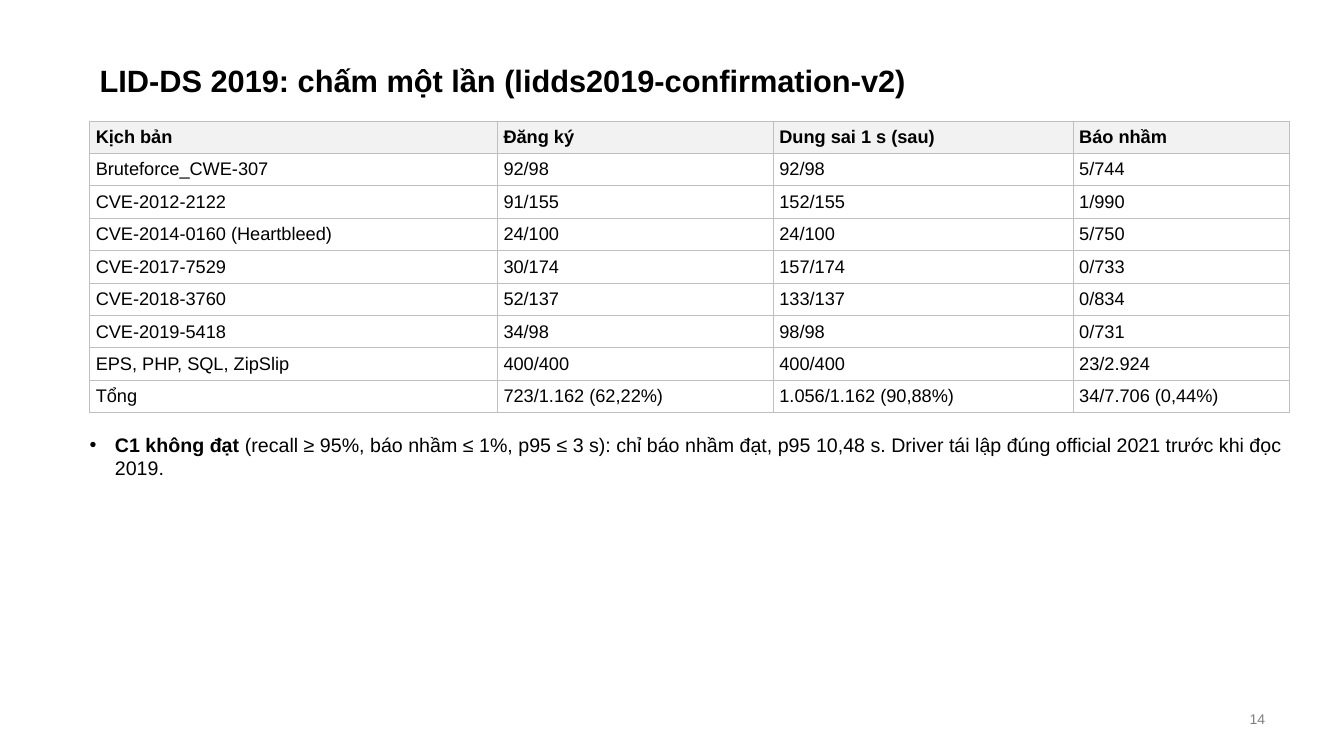
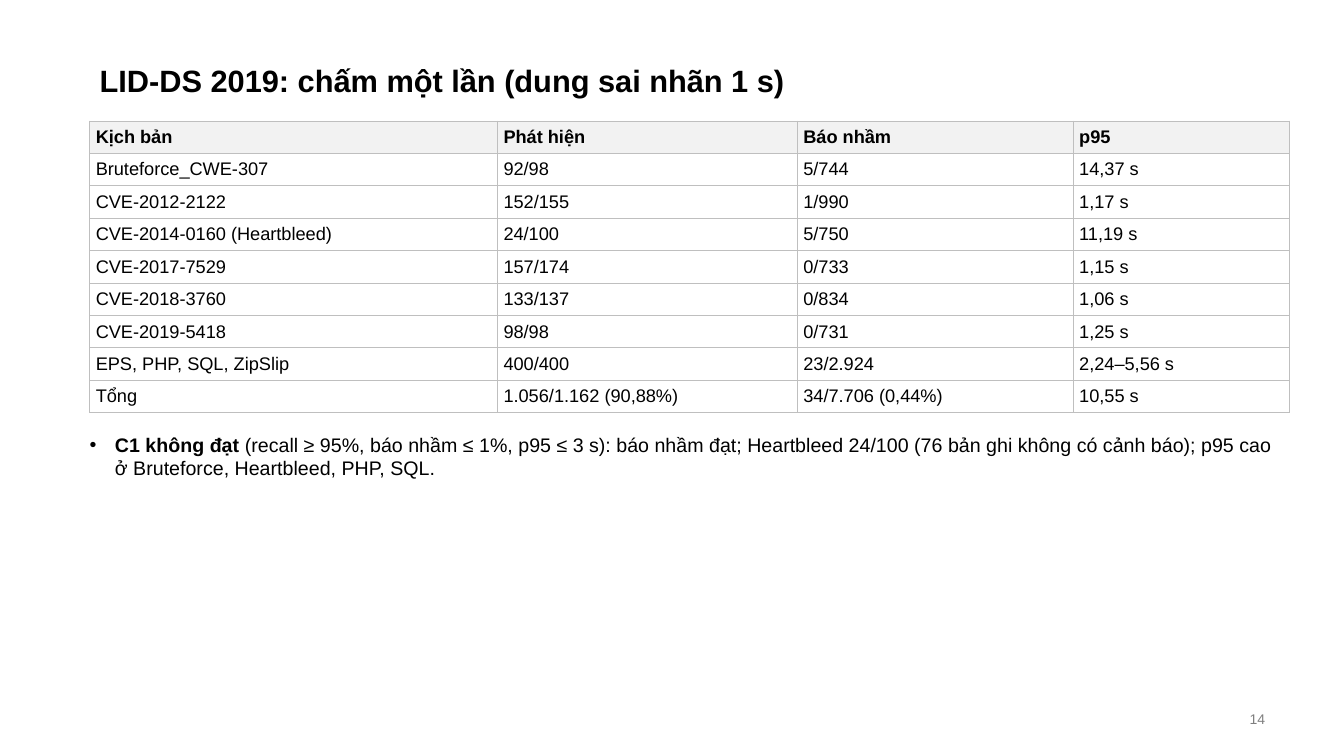
Before and after one commit to tndat-dev/eBPF-project, a slide deck: slide 14 of docs/Slide-runtime_security(20_11).pptx. Drawn at 1344x756 pixels with LibreOffice and Linux fonts; fonts in the diff are those of the drawing. Boxes give left, top, right and bottom in pixels: in the first picture for what was removed or moved away, otherwise in the second. Text is boxed around its words. In the diff, an @@ line names an element or a change of style, - is before the commit and + after.

Commit message:
LID-DS 2019 reported with the 1 s label tolerance only (1,056/1,162, 90.88 %, 34/7,706, p95 10.55 s), with the rule stated as set after the scoring and LID-DS 2021 official unchanged; paper: every v6 and LID-DS 2019 pending filled; thesis, report, slides, audit 134/134

```diff
--- a/docs/Slide-runtime_security(20_11).pptx
+++ b/docs/Slide-runtime_security(20_11).pptx
@@ title at (100, 68, 784, 97): text changed @@
-LID-DS 2019: chấm một lần (lidds2019-confirmation-v2)
+LID-DS 2019: chấm một lần (dung sai nhãn 1 s)
@@ table at (90, 121, 1290, 413) @@
-row 1: Kịch bản | Đăng ký | Dung sai 1 s (sau) | Báo nhầm
+row 1: Kịch bản | Phát hiện | Báo nhầm | p95
-row 2, column 3: 92/98
+row 2, column 3: 5/744
-row 2, column 4: 5/744
+row 2, column 4: 14,37 s
-row 3: CVE-2012-2122 | 91/155 | 152/155 | 1/990
+row 3: CVE-2012-2122 | 152/155 | 1/990 | 1,17 s
-row 4, column 3: 24/100
+row 4, column 3: 5/750
-row 4, column 4: 5/750
+row 4, column 4: 11,19 s
-row 5: CVE-2017-7529 | 30/174 | 157/174 | 0/733
+row 5: CVE-2017-7529 | 157/174 | 0/733 | 1,15 s
-row 6: CVE-2018-3760 | 52/137 | 133/137 | 0/834
+row 6: CVE-2018-3760 | 133/137 | 0/834 | 1,06 s
-row 7: CVE-2019-5418 | 34/98 | 98/98 | 0/731
+row 7: CVE-2019-5418 | 98/98 | 0/731 | 1,25 s
-row 8, column 3: 400/400
+row 8, column 3: 23/2.924
-row 8, column 4: 23/2.924
+row 8, column 4: 2,24–5,56 s
-row 9: Tổng | 723/1.162 (62,22%) | 1.056/1.162 (90,88%) | 34/7.706 (0,44%)
+row 9: Tổng | 1.056/1.162 (90,88%) | 34/7.706 (0,44%) | 10,55 s
@@ text at (115, 437, 1271, 479): text changed @@
-• C1 không đạt (recall ≥ 95%, báo nhầm ≤ 1%, p95 ≤ 3 s): chỉ báo nhầm đạt, p95 10,48 s. Driver tái lập đúng official 2021 trước khi đọc 2019.
+• C1 không đạt (recall ≥ 95%, báo nhầm ≤ 1%, p95 ≤ 3 s): báo nhầm đạt; Heartbleed 24/100 (76 bản ghi không có cảnh báo); p95 cao ở Bruteforce, Heartbleed, PHP, SQL.
```
Also in this commit, not shown: 5 other slides changed, 13 other files.
